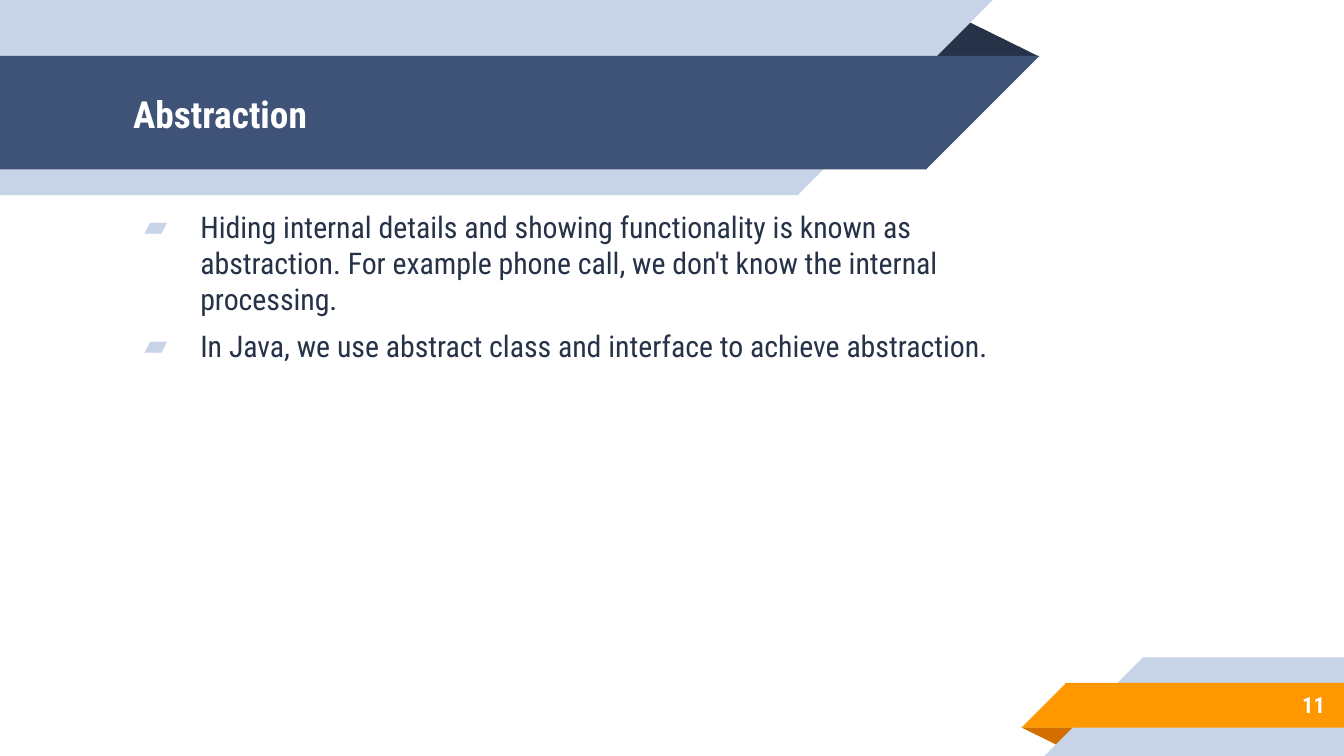
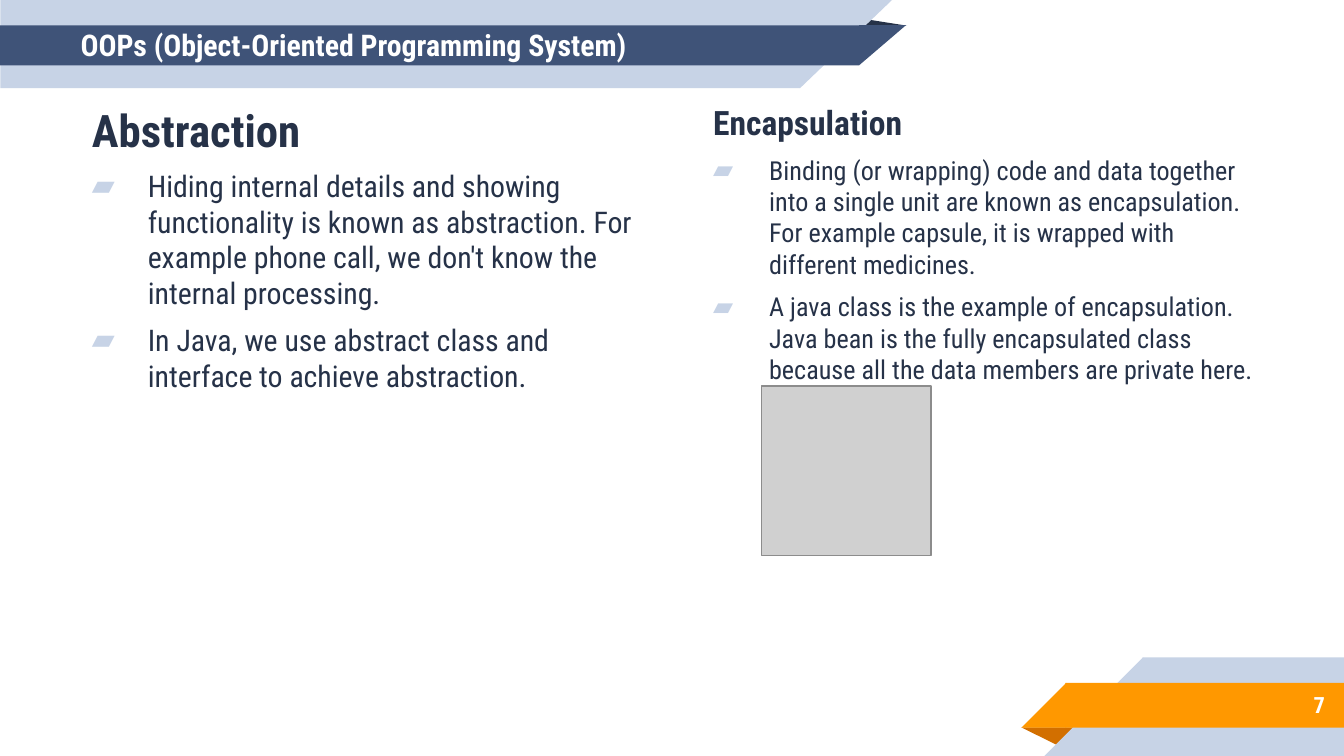
Before and after one commit to aronipurwanto/materi-xa, a slide deck: slide 7 of java/java-logic/Slide-Java-Logic-05.pptx (slide 11 before the commit). Drawn at 1344x756 pixels with LibreOffice and Linux fonts; fonts in the diff are those of the drawing; grey boxes stand for pictures. Boxes give left, top, right and bottom in pixels: in the first picture for what was removed or moved away, otherwise in the second. Text is boxed around its words. In the diff, an @@ line names an element or a change of style, - is before the commit and + after.

```diff
--- a/java/java-logic/Slide-Java-Logic-05.pptx
+++ b/java/java-logic/Slide-Java-Logic-05.pptx
@@ rectangle: place and size @@
-rectangle at (0, 0, 798, 195)
+rectangle at (0, 0, 800, 89)
@@ rectangle: place and size @@
-rectangle at (0, 56, 926, 169)
+rectangle at (0, 26, 860, 66)
@@ triangle: place and size @@
-triangle at (925, 19, 1039, 56)
+triangle at (745, 8, 907, 26)
@@ right triangle: place and size @@
-right triangle at (798, 0, 993, 195)
+right triangle at (800, 0, 892, 89)
@@ right triangle: place and size @@
-right triangle at (926, 56, 1039, 169)
+right triangle at (859, 26, 906, 66)
@@ title at (81, 32, 626, 63): text changed; size 20 to 16 pt @@
-Abstraction
+OOPs (Object-Oriented Programming System)
@@ text "Abstraction": place and size @@
-text "Abstraction" at (200, 215, 988, 361)
+text "Abstraction" at (92, 113, 632, 388)
@@ text at (92, 113, 300, 148): paragraph added @@
+Abstraction
@@ text added at (713, 109, 1252, 385), 14 pt, text #263248 @@
+Encapsulation
+▰ Binding (or wrapping) code and data together into a single unit are known as encapsulation. For example capsule, it is wrapped with different medicines.
+▰ A java class is the example of encapsulation. Java bean is the fully encapsulated class because all the data members are private here.
@@ picture added at (762, 386, 931, 555) @@
@@ page number at (1314, 697, 1325, 713): text changed @@
-11
+7
```
Also in this commit, not shown: 6 other slides changed, 5 slides removed, 33 other files.
